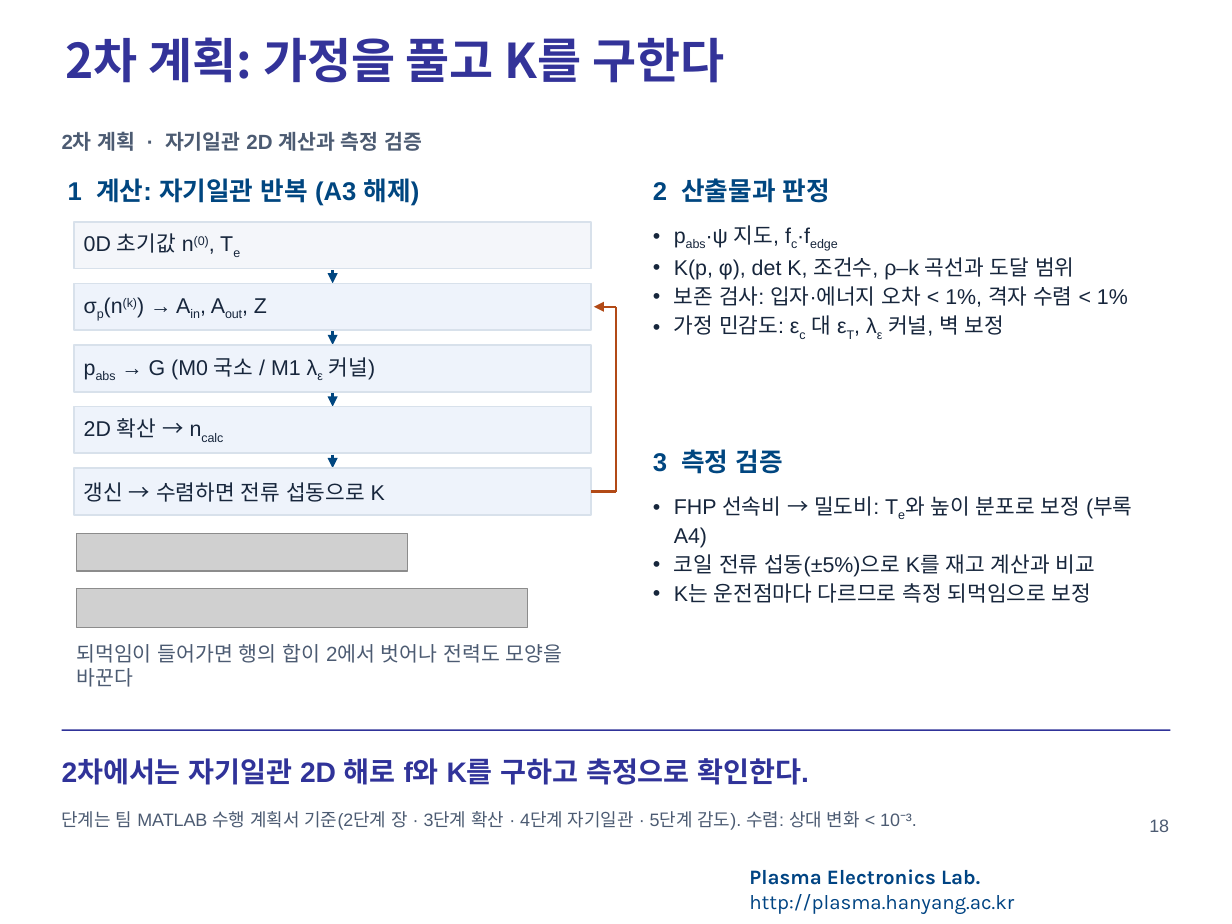
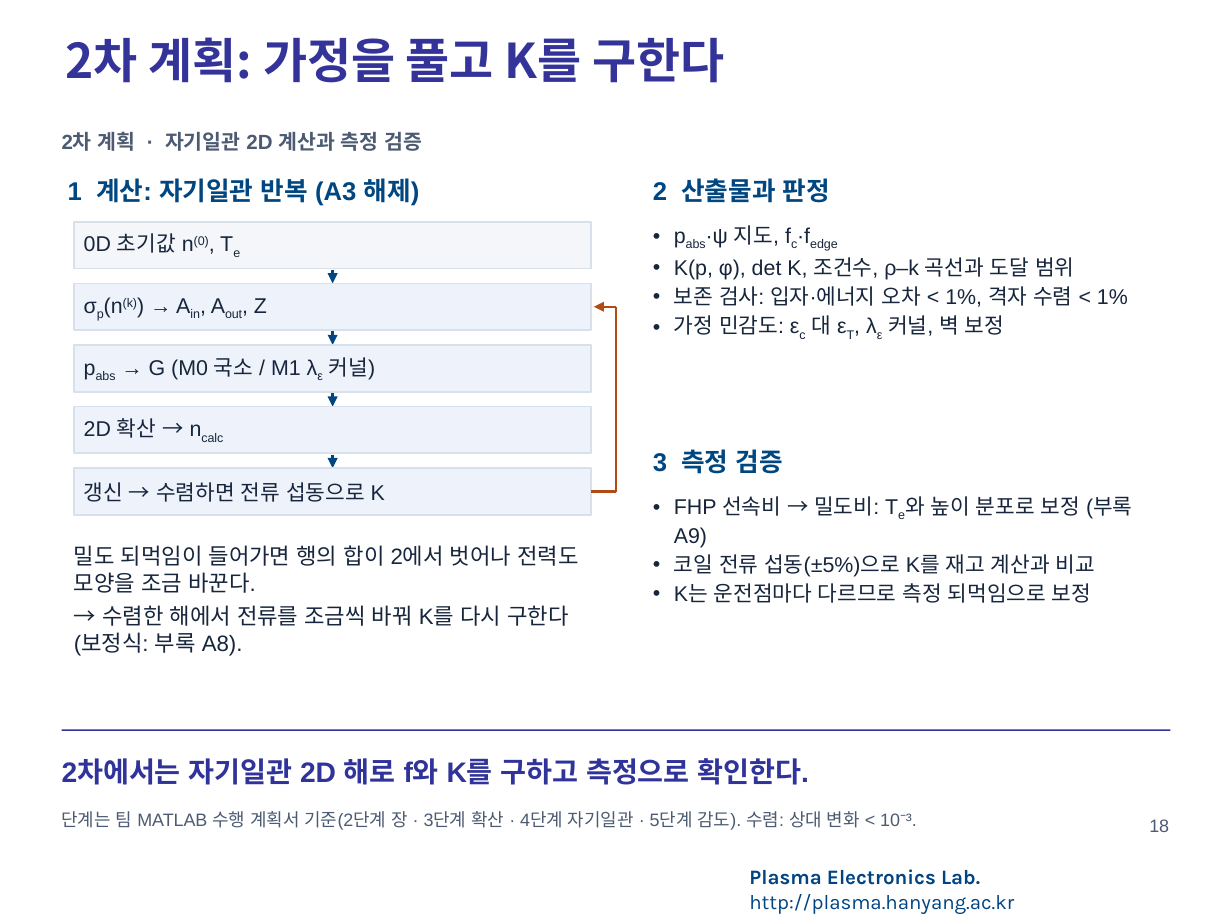
Before and after one commit to garlicjam-pyo/plasma, a slide deck: slide 18 of presentations/1차발표_재구성판.pptx. Drawn at 1232x924 pixels with LibreOffice and Linux fonts; fonts in the diff are those of the drawing; grey boxes stand for pictures; background and template pictures are left out. Boxes give left, top, right and bottom in pixels: in the first picture for what was removed or moved away, otherwise in the second. Text is boxed around its words. In the diff, an @@ line names an element or a change of style, - is before the commit and + after.

```diff
--- a/presentations/1차발표_재구성판.pptx
+++ b/presentations/1차발표_재구성판.pptx
@@ text at (x1=674, y1=496, x2=1132, y2=548): text changed @@
-• FHP 선속비 → 밀도비: Te와 높이 분포로 보정 (부록 A4)
+• FHP 선속비 → 밀도비: Te와 높이 분포로 보정 (부록 A9)
@@ picture removed at (x1=76, y1=533, x2=408, y2=572) @@
@@ text at (x1=74, y1=545, x2=578, y2=656): text changed; size 12 to 13 pt; text colour #4C5B72 to #17263C @@
-되먹임이 들어가면 행의 합이 2에서 벗어나 전력도 모양을 바꾼다
+밀도 되먹임이 들어가면 행의 합이 2에서 벗어나 전력도 모양을 조금 바꾼다.
+→ 수렴한 해에서 전류를 조금씩 바꿔 K를 다시 구한다 (보정식: 부록 A8).
@@ picture removed at (x1=76, y1=589, x2=529, y2=627) @@
```
Also in this commit, not shown: 18 other slides changed, 5 slides added, 21 other files.
